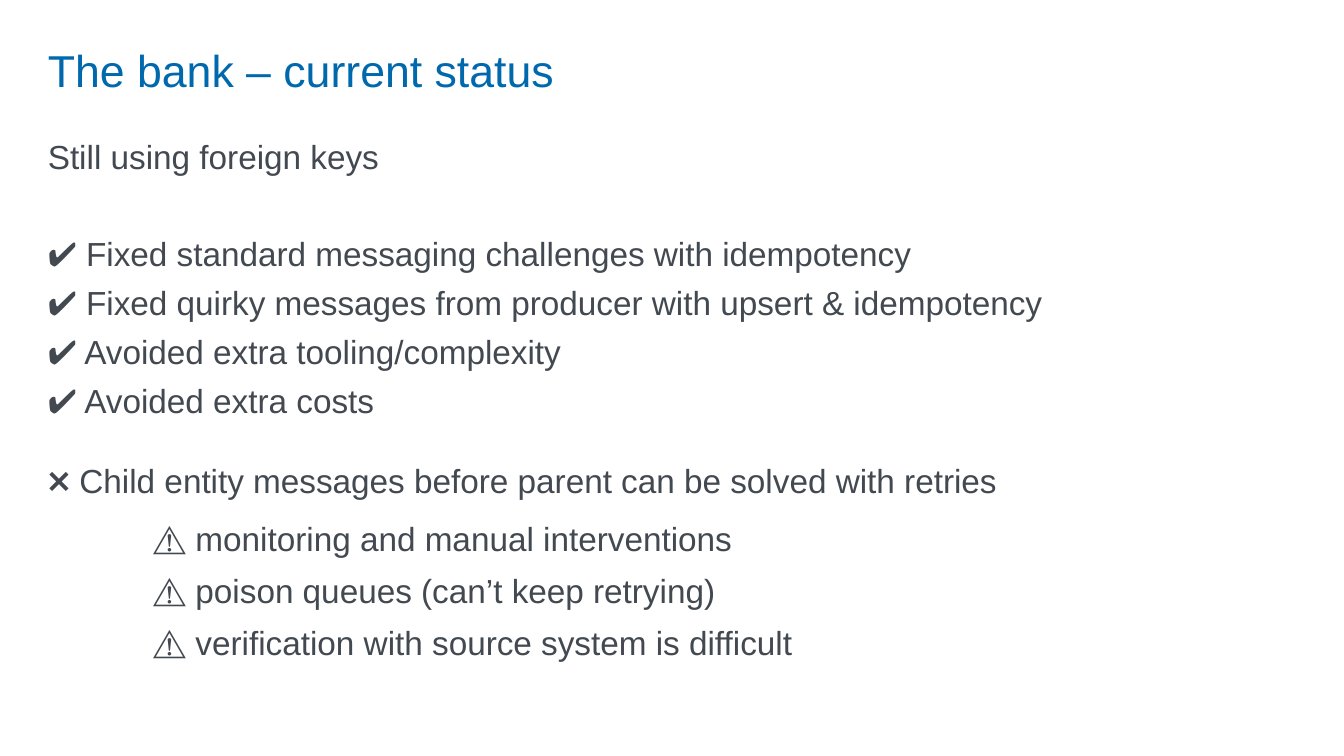
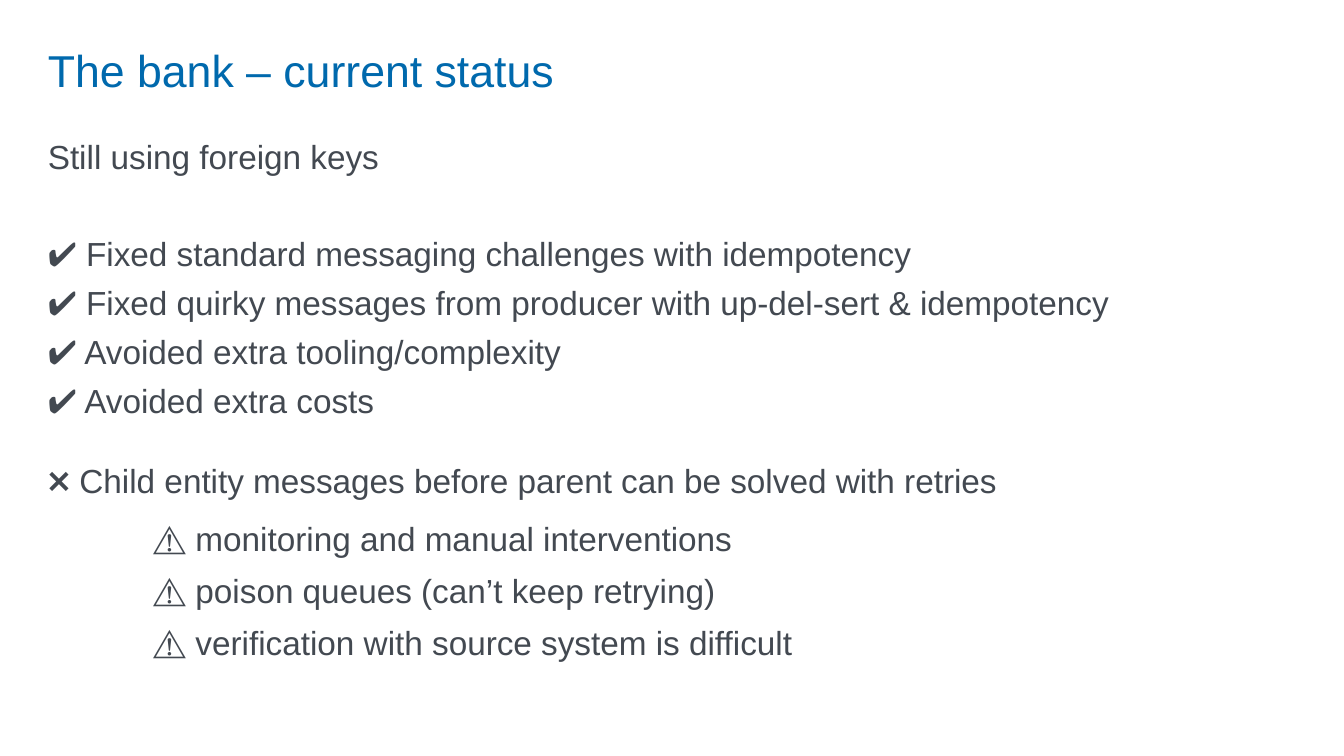
Before and after one commit to StevenHillaert/talk-hellostavanger-2026, a slide deck: slide 13 of Roast my design decisions.pptx. Drawn at 1344x756 pixels with LibreOffice and Linux fonts; fonts in the diff are those of the drawing. Boxes give left, top, right and bottom in pixels: in the first picture for what was removed or moved away, otherwise in the second. Text is boxed around its words. In the diff, an @@ line names an element or a change of style, - is before the commit and + after.

```diff
--- a/Roast my design decisions.pptx
+++ b/Roast my design decisions.pptx
@@ text at [86,291,1109,321]: text changed @@
-✔️ Fixed quirky messages from producer with upsert & idempotency
+✔️ Fixed quirky messages from producer with up-del-sert & idempotency
```
Also in this commit, not shown: 10 other slides changed, 2 other files.
